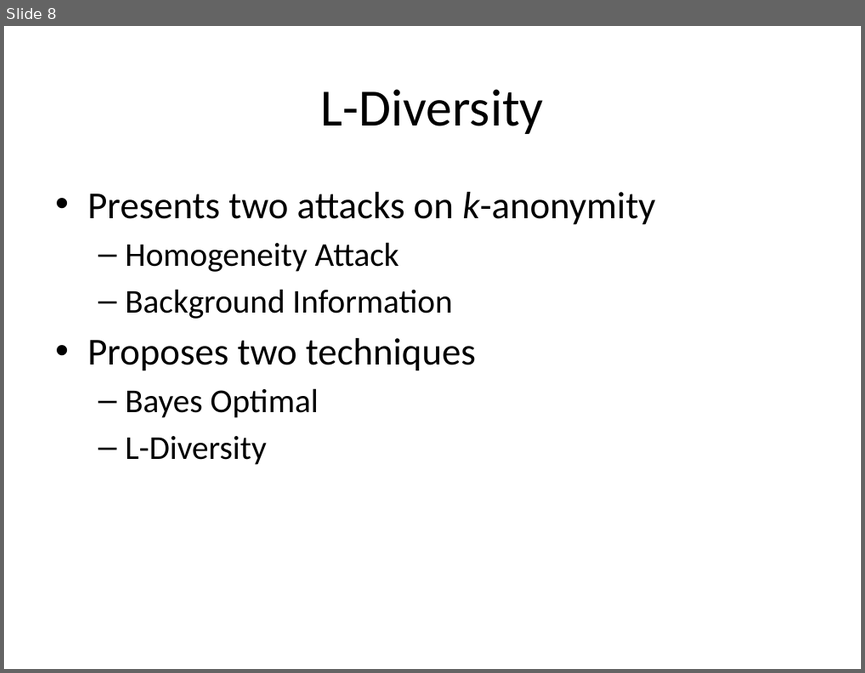
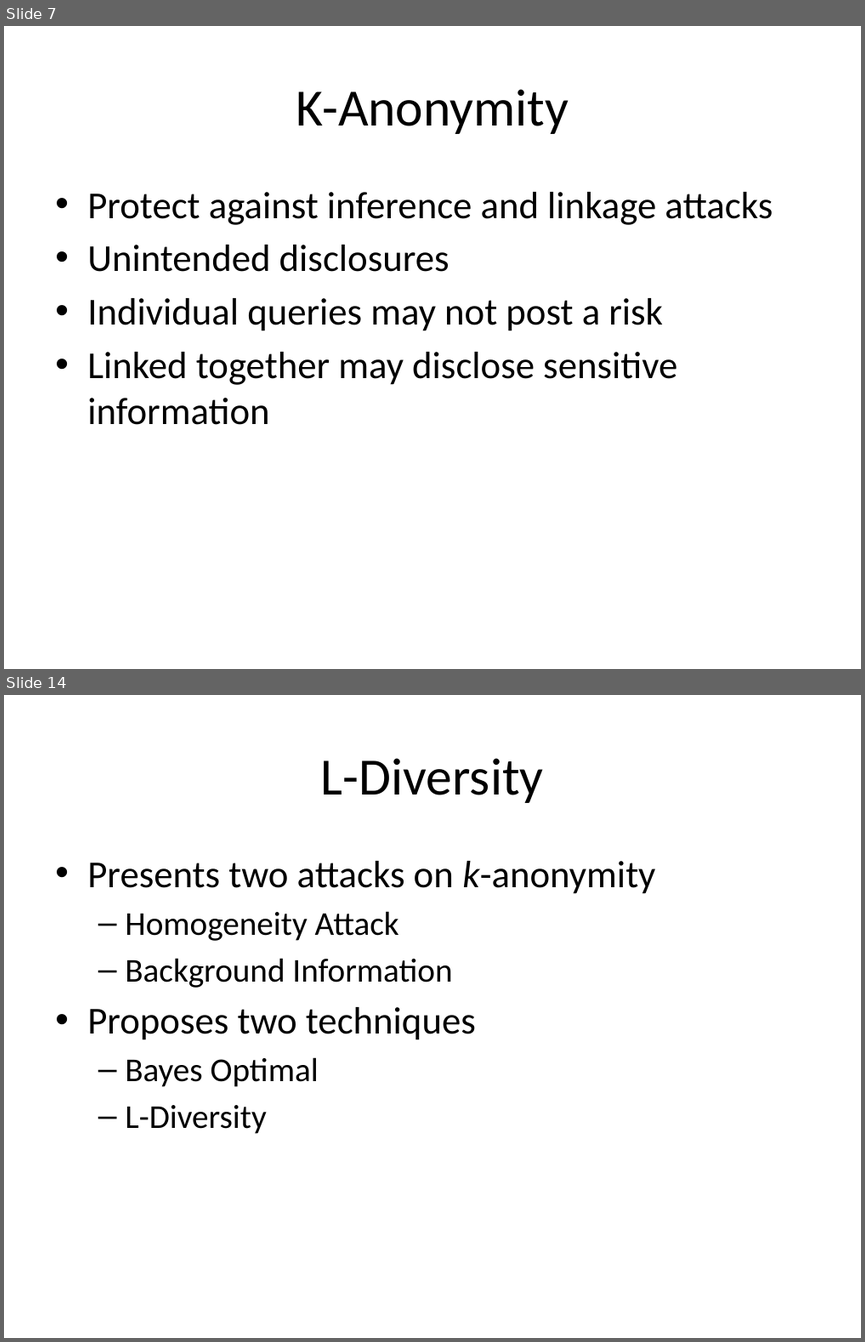
Before and after one commit to jayvelasco1990/big-data, a slide deck: Final Project/draft_presentation.pptx. Shown one above the other, each under a label of ours: slide 8 before the commit, slides 7 and 14 after it; the slides between them are not shown. The pictures are 865x673 and 865x1342 pixels, drawn with LibreOffice and Linux fonts; fonts in the diff are those of the drawing. Boxes give left, top, right and bottom in pixels: in the first picture for what was removed or moved away, otherwise in the second. Text is boxed around its words. In the diff, an @@ line names an element or a change of style, - is before the commit and + after.

```diff
--- a/Final Project/draft_presentation.pptx
+++ b/Final Project/draft_presentation.pptx
@@ slide 7 added at (4,26,861,669), background #FFFFFF @@
@@ title added at (296,89,568,134), 44 pt, text #000000 @@
+K-Anonymity
@@ text added at (87,192,772,425), 32 pt, text #000000 @@
+• Protect against inference and linkage attacks
+• Unintended disclosures
+• Individual queries may not post a risk
+• Linked together may disclose sensitive information
@@ what was slide 8 is now slide 14 @@
```
Also in this commit, not shown: 3 slides changed, 8 other slides added, 3 slides removed, 1 other file.
